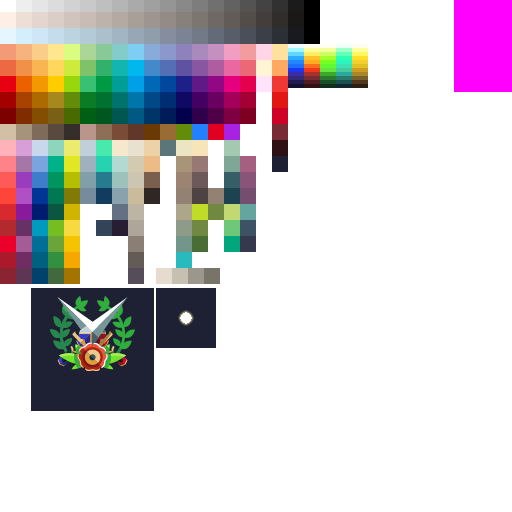
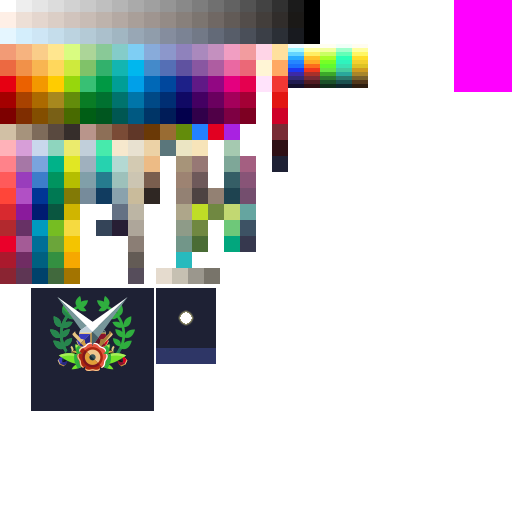
Revision of a layered (512, 512) image; what changed, layer by layer:
"Layer 8 copy" (2nd of 2): opacity 100% → 30%, moved it above "Layer 10 copy", painted on it over [156, 348, 216, 364]
painted on "레이어 1" over [156, 348, 216, 364]
added layer "Layer 6" above "Group 1" over [156, 348, 216, 364]
